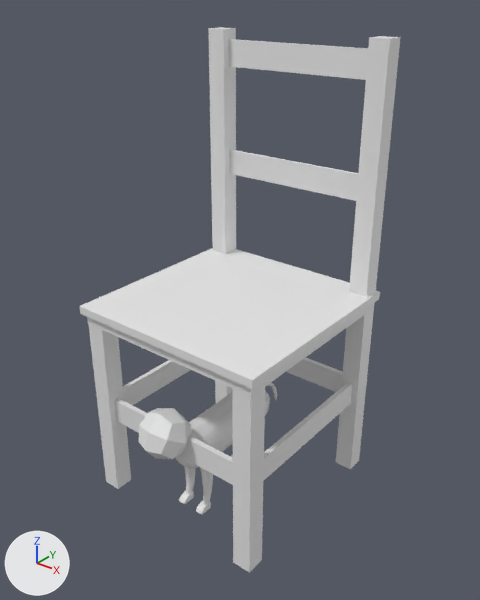
Renders of the Blender file Blend/Casa/HouseCadeira3.blend from each side of a commit.
The view is the same before and after, from a 50 mm lens placed at (2.04, -2.32, 2.73), pointed at (0.07, 0.15, 1.2). Arrows for +X, +Y and +Z are at lower left; the lights stay in place.

In view in the first picture: 'BaseCat', 'HouseCadeira3'.
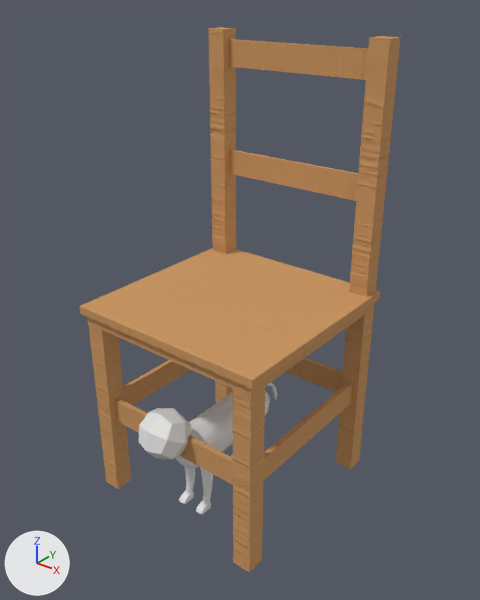
Location of each change, [x1, y1, x2, y2] in pixels of the pictures (480 x 600 px):
'HouseCadeira3', recoloured (white to orange)
    both: [80, 27, 400, 573]

What the commit changed:
Picture 'Normal.tga' (img_normal_tga) is new.
Picture 'TexHouseCadeira3' (img_texhousecadeira3) is new.
Material 'MatHouseCadeira3' (mat_mathousecadeira3) is new.
Uses the picture img_normal_tga.
Uses the picture img_texhousecadeira3.
me_housecadeira3 has 96 vertices, 72 faces and spans x -0.57..0.57, y -0.4..0.75, z 0.0..2.48.
me_housecadeira3 now uses material mat_mathousecadeira3.
